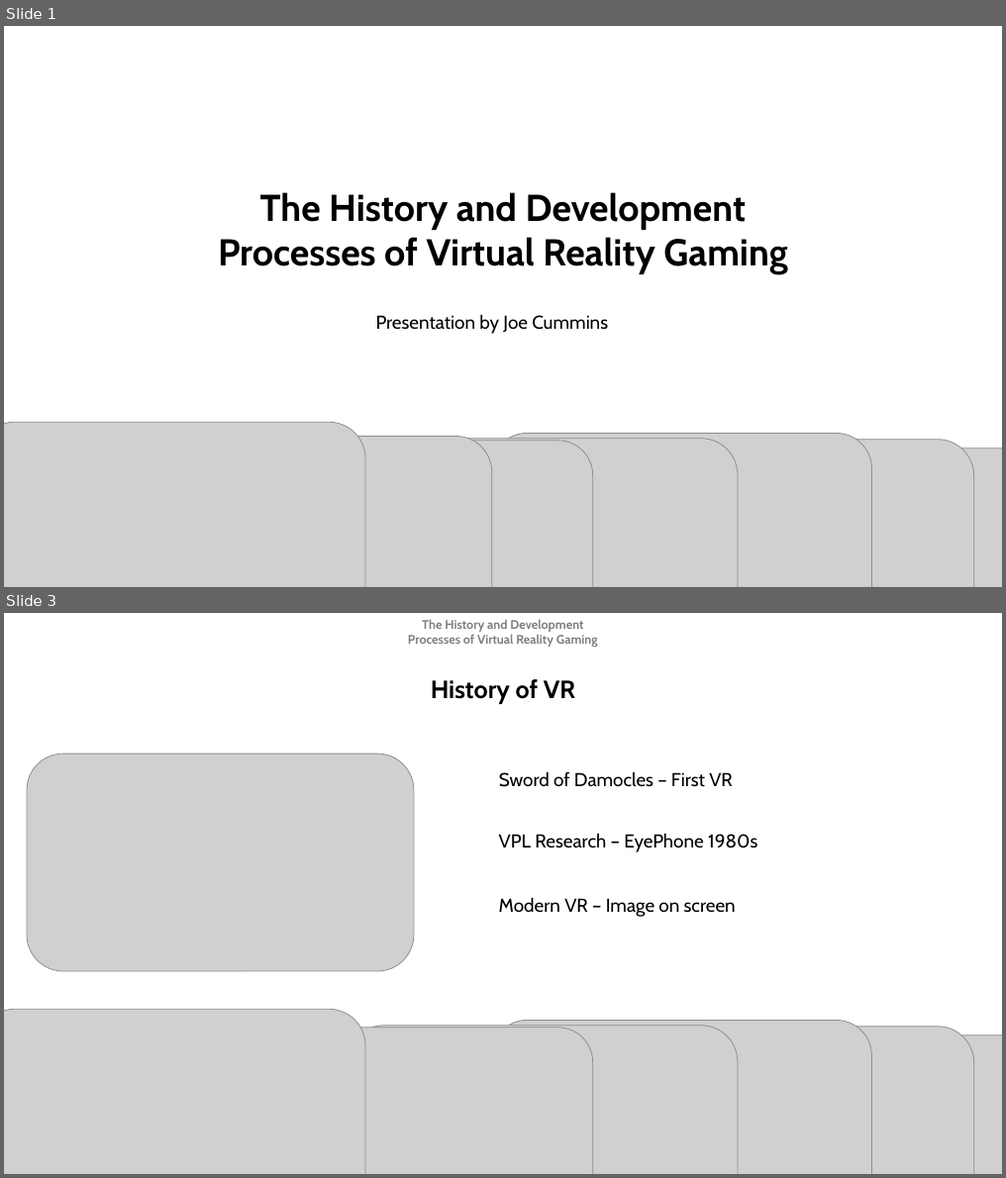
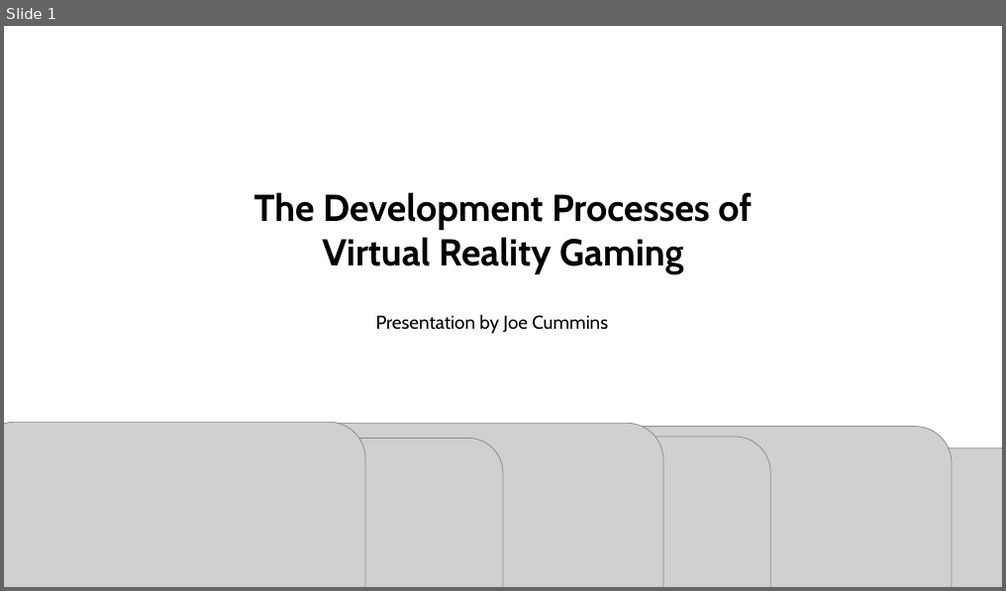
Before and after one commit to Lowwwe-Comm-Skills/P-Presentation-Joe-Cummins-007, a slide deck: Game Development Presentation.pptx. Shown one above the other, each under a label of ours: slides 1 and 3 before the commit, slide 1 after it; the slides between them are not shown. The pictures are 1006x1178 and 1006x591 pixels, drawn with LibreOffice and Linux fonts; fonts in the diff are those of the drawing; grey boxes stand for pictures. Boxes give left, top, right and bottom in pixels: in the first picture for what was removed or moved away, otherwise in the second. Text is boxed around its words. In the diff, an @@ line names an element or a change of style, - is before the commit and + after.

```diff
--- a/Game Development Presentation.pptx
+++ b/Game Development Presentation.pptx
@@ slide 3 removed at (x1=4, y1=613, x2=1002, y2=1174), background #FFFFFF @@
@@ text removed at (x1=408, y1=619, x2=598, y2=647) @@
-The History and Development Processes of Virtual Reality Gaming
@@ text removed at (x1=431, y1=679, x2=575, y2=704) @@
-History of VR
@@ picture removed at (x1=27, y1=754, x2=414, y2=971) @@
@@ text removed at (x1=499, y1=771, x2=733, y2=787) @@
-Sword of Damocles – First VR
@@ text removed at (x1=499, y1=833, x2=757, y2=853) @@
-VPL Research – EyePhone 1980s
@@ text removed at (x1=499, y1=897, x2=736, y2=917) @@
-Modern VR – Image on screen
@@ picture removed at (x1=4, y1=1010, x2=364, y2=1174) @@
@@ picture removed at (x1=221, y1=1028, x2=593, y2=1174) @@
@@ picture removed at (x1=348, y1=1026, x2=738, y2=1174) @@
@@ picture removed at (x1=491, y1=1020, x2=871, y2=1174) @@
@@ picture removed at (x1=584, y1=1026, x2=974, y2=1174) @@
@@ picture removed at (x1=673, y1=1035, x2=1002, y2=1174) @@
@@ slide 1 changed as well @@
@@ text at (x1=254, y1=192, x2=751, y2=274): text changed @@
-The History and Development Processes of Virtual Reality Gaming
+The Development Processes of Virtual Reality Gaming
@@ picture removed at (x1=105, y1=436, x2=492, y2=587) @@
@@ picture moved from (x1=221, y1=441, x2=593, y2=587) to (x1=131, y1=439, x2=503, y2=587) @@
@@ picture resized from (x1=348, y1=439, x2=738, y2=587) to (x1=273, y1=424, x2=663, y2=587) @@
@@ picture resized from (x1=491, y1=433, x2=871, y2=587) to (x1=390, y1=437, x2=770, y2=587) @@
@@ picture resized from (x1=584, y1=439, x2=974, y2=587) to (x1=561, y1=427, x2=951, y2=587) @@
```
Also in this commit, not shown: 7 other slides changed, 1 other file.
